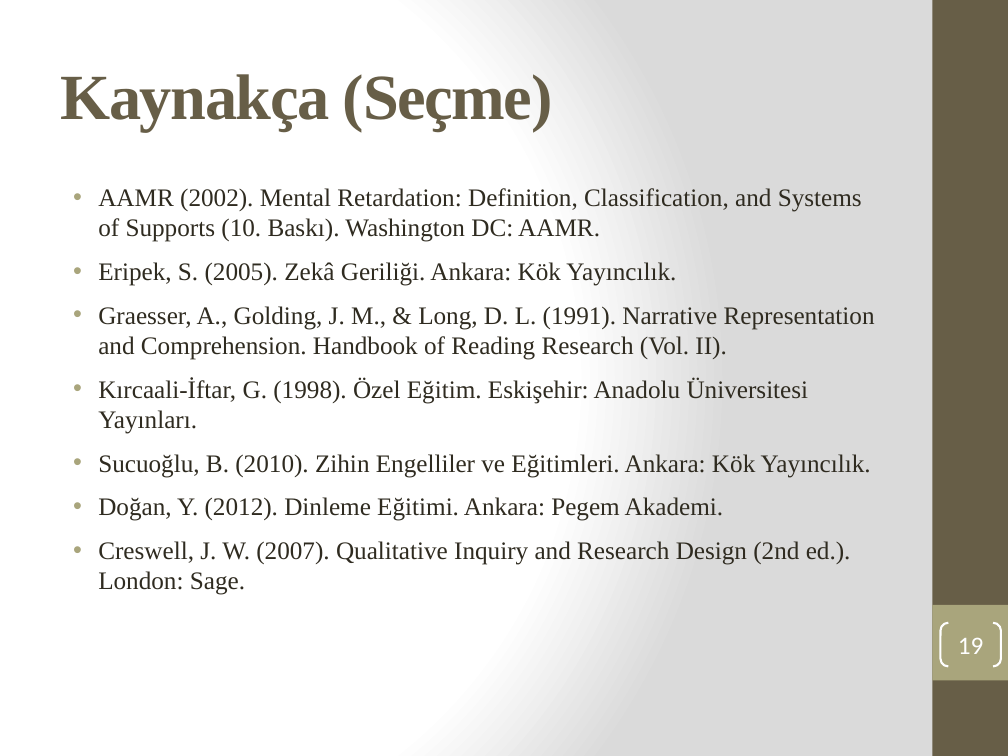
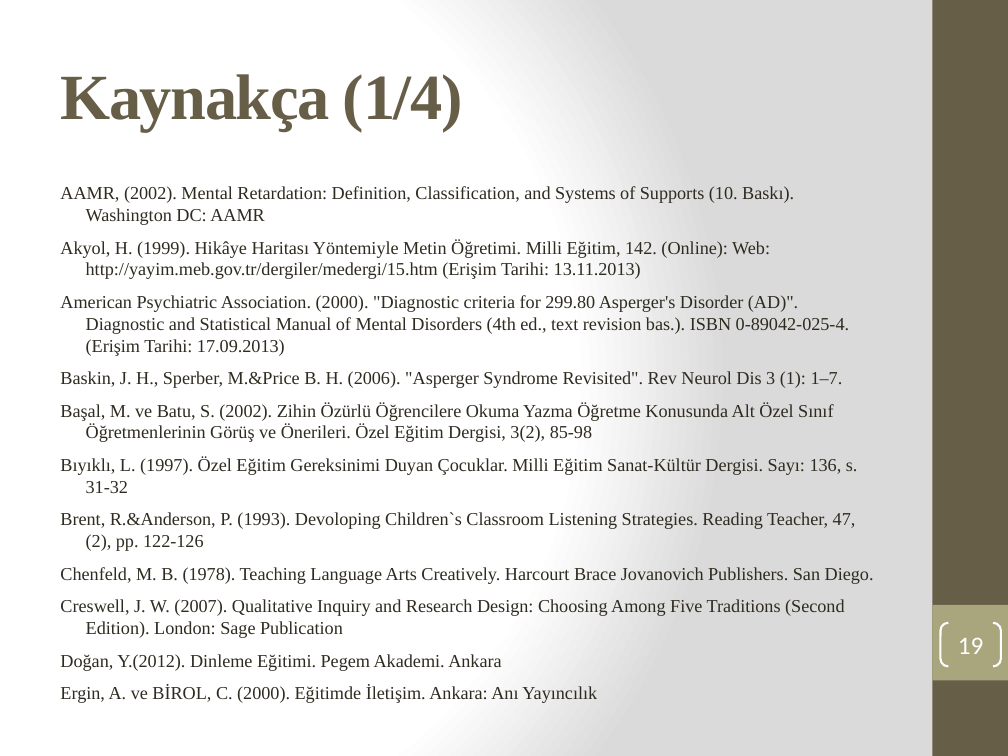
Before and after one commit to edipsahin20-tech/sahinerp, a slide deck: slide 19 of Makale1_Dinledigini_Anlama_Ozet.pptx. Drawn at 1008x756 pixels with LibreOffice and Linux fonts; fonts in the diff are those of the drawing. Boxes give left, top, right and bottom in pixels: in the first picture for what was removed or moved away, otherwise in the second. Text is boxed around its words. In the diff, an @@ line names an element or a change of style, - is before the commit and + after.

```diff
--- a/Makale1_Dinledigini_Anlama_Ozet.pptx
+++ b/Makale1_Dinledigini_Anlama_Ozet.pptx
@@ title at <box>60,74,463,131</box>: text changed @@
-Kaynakça (Seçme)
+Kaynakça (1/4)
@@ text at <box>60,186,874,703</box>: text changed; size 18 to 13 pt @@
-• AAMR (2002). Mental Retardation: Definition, Classification, and Systems of Supports (10. Baskı). Washington DC: AAMR.
-• Eripek, S. (2005). Zekâ Geriliği. Ankara: Kök Yayıncılık.
-• Graesser, A., Golding, J. M., & Long, D. L. (1991). Narrative Representation and Comprehension. Handbook of Reading Research (Vol. II).
-• Kırcaali-İftar, G. (1998). Özel Eğitim. Eskişehir: Anadolu Üniversitesi Yayınları.
-• Sucuoğlu, B. (2010). Zihin Engelliler ve Eğitimleri. Ankara: Kök Yayıncılık.
-• Doğan, Y. (2012). Dinleme Eğitimi. Ankara: Pegem Akademi.
-• Creswell, J. W. (2007). Qualitative Inquiry and Research Design (2nd ed.). London: Sage.
+AAMR, (2002). Mental Retardation: Definition, Classification, and Systems of Supports (10. Baskı). Washington DC: AAMR
+Akyol, H. (1999). Hikâye Haritası Yöntemiyle Metin Öğretimi. Milli Eğitim, 142. (Online): Web: http://yayim.meb.gov.tr/dergiler/medergi/15.htm (Erişim Tarihi: 13.11.2013)
+American Psychiatric Association. (2000). "Diagnostic criteria for 299.80 Asperger's Disorder (AD)". Diagnostic and Statistical Manual of Mental Disorders (4th ed., text revision bas.). ISBN 0-89042-025-4. (Erişim Tarihi: 17.09.2013)
+Baskin, J. H., Sperber, M.&Price B. H. (2006). "Asperger Syndrome Revisited". Rev Neurol Dis 3 (1): 1–7.
+Başal, M. ve Batu, S. (2002). Zihin Özürlü Öğrencilere Okuma Yazma Öğretme Konusunda Alt Özel Sınıf Öğretmenlerinin Görüş ve Önerileri. Özel Eğitim Dergisi, 3(2), 85-98
+Bıyıklı, L. (1997). Özel Eğitim Gereksinimi Duyan Çocuklar. Milli Eğitim Sanat-Kültür Dergisi. Sayı: 136, s. 31-32
+Brent, R.&Anderson, P. (1993). Devoloping Children`s Classroom Listening Strategies. Reading Teacher, 47, (2), pp. 122-126
+Chenfeld, M. B. (1978). Teaching Language Arts Creatively. Harcourt Brace Jovanovich Publishers. San Diego.
+Creswell, J. W. (2007). Qualitative Inquiry and Research Design: Choosing Among Five Traditions (Second Edition). London: Sage Publication
+Doğan, Y.(2012). Dinleme Eğitimi. Pegem Akademi. Ankara
+Ergin, A. ve BİROL, C. (2000). Eğitimde İletişim. Ankara: Anı Yayıncılık
```
Also in this commit, not shown: 4 other slides changed, 3 slides added.
